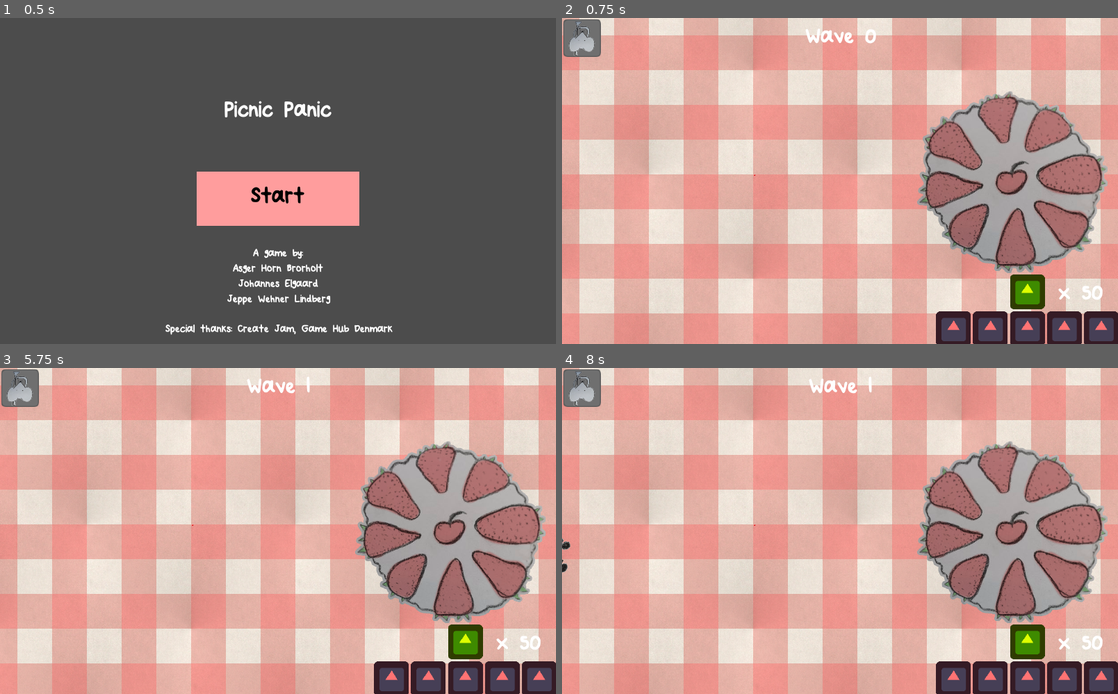
Above: before the commit, frames 1-4 (two rows, left to right).
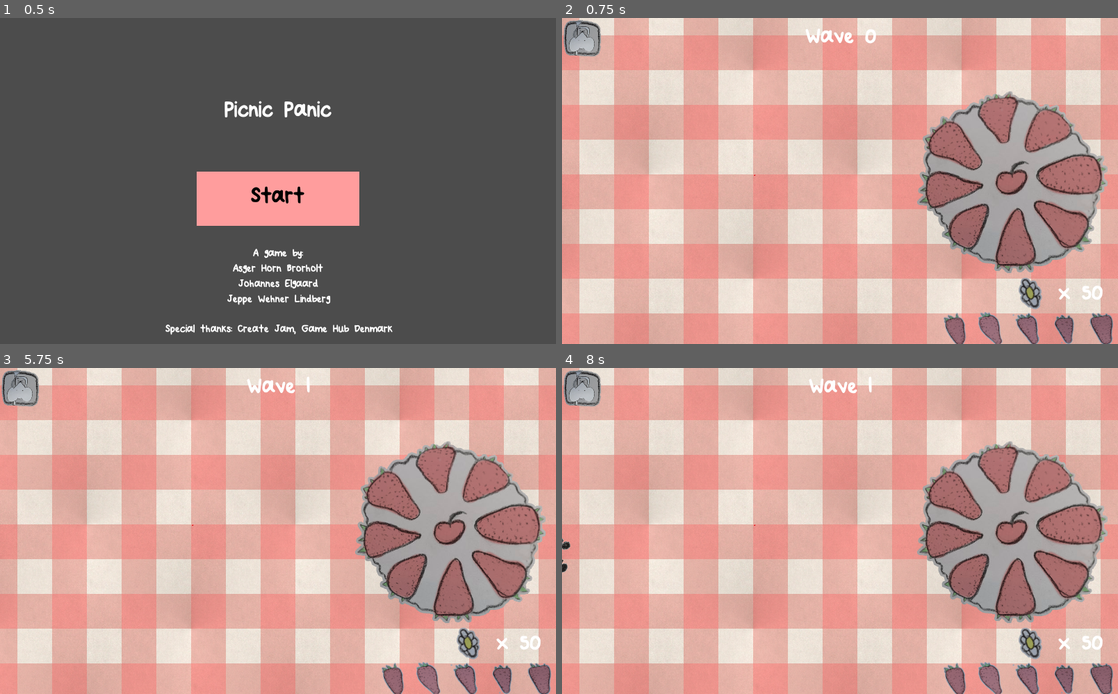
Above: after the commit, the same moments.

Repository: JeppeLindberg/Picnic
Game: Godot game, scene res://Scenes/TitleScreen.tscn
Two runs of this game, one before a commit and one after it. Both use one fixed random seed, a clock stepped at 60 frames per second and the inputs below. The engine's default icon, where the game draws it, is replaced by a stand-in: a white triangle on a blue panel in a dark square.
Inputs (mouse positions are in pixels of both pictures, inside the frame that each line leads up to):
- Up to frame 1 (0.5 s): no input
- Up to frame 2 (0.75 s): click "Start" at 0.5 s
- Up to frame 3 (5.75 s): tap Enter at 1.25, 2.75, 4.25 s; move the mouse to (400, 514) at 1.27 s; click (400, 514) at 1.42 s; tap Space at 2, 3.5, 5 s; move the mouse to (166, 547) at 2.02 s; click (166, 547) at 2.17 s; move the mouse to (333, 459) at 2.77 s; click (333, 459) at 2.92 s; move the mouse to (250, 596) at 3.52 s; click (250, 596) at 3.67 s; move the mouse to (444, 579) at 4.27 s; click (444, 579) at 4.42 s; move the mouse to (111, 482) at 5.02 s; click (111, 482) at 5.17 s
- Up to frame 4 (8 s): move the mouse to (867, 531) at 5.77 s; click (867, 531) at 5.92 s; move the mouse to (756, 449) at 6.52 s; click (756, 449) at 6.67 s; move the mouse to (962, 514) at 7.27 s; click (962, 514) at 7.42 s

Frame 1 is identical in both runs. In frame 2, 4.1% of the frame differs, in the area x 0-100%, y 0-100%; in frame 3, 4.1%; in frame 4, 4.1%.

Commit message:
Add strawberries and flowers

Diff:
--- a/Scenes/MainScene.tscn
+++ b/Scenes/MainScene.tscn
@@ -1,17 +1,23 @@
-[gd_scene load_steps=13 format=2]
+[gd_scene load_steps=19 format=2]
 
 [ext_resource path="res://Scripts/MainScene.gd" type="Script" id=1]
+[ext_resource path="res://Resources/UI/Flower1.png" type="Texture" id=2]
 [ext_resource path="res://Scripts/InputManager.gd" type="Script" id=3]
 [ext_resource path="res://Assets/Tower.tscn" type="PackedScene" id=4]
 [ext_resource path="res://Assets/Cake.tscn" type="PackedScene" id=5]
 [ext_resource path="res://Scripts/GameState.gd" type="Script" id=6]
-[ext_resource path="res://icon.png" type="Texture" id=7]
+[ext_resource path="res://Resources/UI/Strawberry1.png" type="Texture" id=7]
 [ext_resource path="res://Scripts/PlaceableTemplate.gd" type="Script" id=8]
 [ext_resource path="res://Scripts/Nodes.gd" type="Script" id=9]
 [ext_resource path="res://Resources/Themes/Theme.tres" type="Theme" id=10]
 [ext_resource path="res://Assets/TowerPreview.tscn" type="PackedScene" id=11]
 [ext_resource path="res://Assets/PicnicClothBackground.tscn" type="PackedScene" id=12]
 [ext_resource path="res://Resources/UI/MouseIcon.png" type="Texture" id=13]
+[ext_resource path="res://Resources/UI/Strawberry2.png" type="Texture" id=14]
+[ext_resource path="res://Resources/UI/Strawberry6.png" type="Texture" id=15]
+[ext_resource path="res://Resources/UI/Strawberry3.png" type="Texture" id=16]
+[ext_resource path="res://Resources/UI/Strawberry4.png" type="Texture" id=17]
+[ext_resource path="res://Resources/UI/Strawberry5.png" type="Texture" id=18]
 
 [node name="MainScene" type="Node2D"]
 script = ExtResource( 1 )
@@ -66,11 +72,10 @@
 alignment = 2
 
 [node name="Money" type="TextureRect" parent="GUI/RightBottom/MoneyContainer"]
-modulate = Color( 0.87451, 1, 0, 1 )
-margin_left = 823.0
+margin_left = 831.0
 margin_right = 887.0
 margin_bottom = 64.0
-texture = ExtResource( 7 )
+texture = ExtResource( 2 )
 
 [node name="Label" type="Label" parent="GUI/RightBottom/MoneyContainer"]
 margin_left = 891.0
@@ -88,46 +93,40 @@
 alignment = 2
 
 [node name="Health1" type="TextureRect" parent="GUI/RightBottom/HealthContainer"]
-modulate = Color( 1, 0.454902, 0.454902, 1 )
 margin_left = 619.0
 margin_right = 683.0
 margin_bottom = 64.0
 texture = ExtResource( 7 )
 
 [node name="Health2" type="TextureRect" parent="GUI/RightBottom/HealthContainer"]
-modulate = Color( 1, 0.454902, 0.454902, 1 )
 margin_left = 687.0
 margin_right = 751.0
 margin_bottom = 64.0
-texture = ExtResource( 7 )
+texture = ExtResource( 14 )
 
 [node name="Health3" type="TextureRect" parent="GUI/RightBottom/HealthContainer"]
-modulate = Color( 1, 0.454902, 0.454902, 1 )
 margin_left = 755.0
 margin_right = 819.0
 margin_bottom = 64.0
-texture = ExtResource( 7 )
+texture = ExtResource( 16 )
 
 [node name="Health4" type="TextureRect" parent="GUI/RightBottom/HealthContainer"]
-modulate = Color( 1, 0.454902, 0.454902, 1 )
 margin_left = 823.0
 margin_right = 887.0
 margin_bottom = 64.0
-texture = ExtResource( 7 )
+texture = ExtResource( 17 )
 
 [node name="Health5" type="TextureRect" parent="GUI/RightBottom/HealthContainer"]
-modulate = Color( 1, 0.454902, 0.454902, 1 )
 margin_left = 891.0
 margin_right = 955.0
 margin_bottom = 64.0
-texture = ExtResource( 7 )
+texture = ExtResource( 18 )
 
 [node name="Health6" type="TextureRect" parent="GUI/RightBottom/HealthContainer"]
-modulate = Color( 1, 0.454902, 0.454902, 1 )
 margin_left = 959.0
 margin_right = 1023.0
 margin_bottom = 64.0
-texture = ExtResource( 7 )
+texture = ExtResource( 15 )
 
 [node name="InputManager" type="Node2D" parent="."]
 script = ExtResource( 3 )
Binary file changed: Resources/UI/Flower1.png
Binary file changed: Resources/UI/Flower2.png
Binary file changed: Resources/UI/Flower3.png
Binary file changed: Resources/UI/Flower4.png
Binary file changed: Resources/UI/Flower5.png
Binary file changed: Resources/UI/Flower6.png
Binary file changed: Resources/UI/MouseIcon.png
Binary file added: Resources/UI/MouseIconHover.png
Not shown, added: Resources/UI/MouseIconHover.png.import
Binary file changed: Resources/UI/Strawberry1.png
Binary file changed: Resources/UI/Strawberry2.png
Binary file changed: Resources/UI/Strawberry3.png
(and 5 more such lines)
